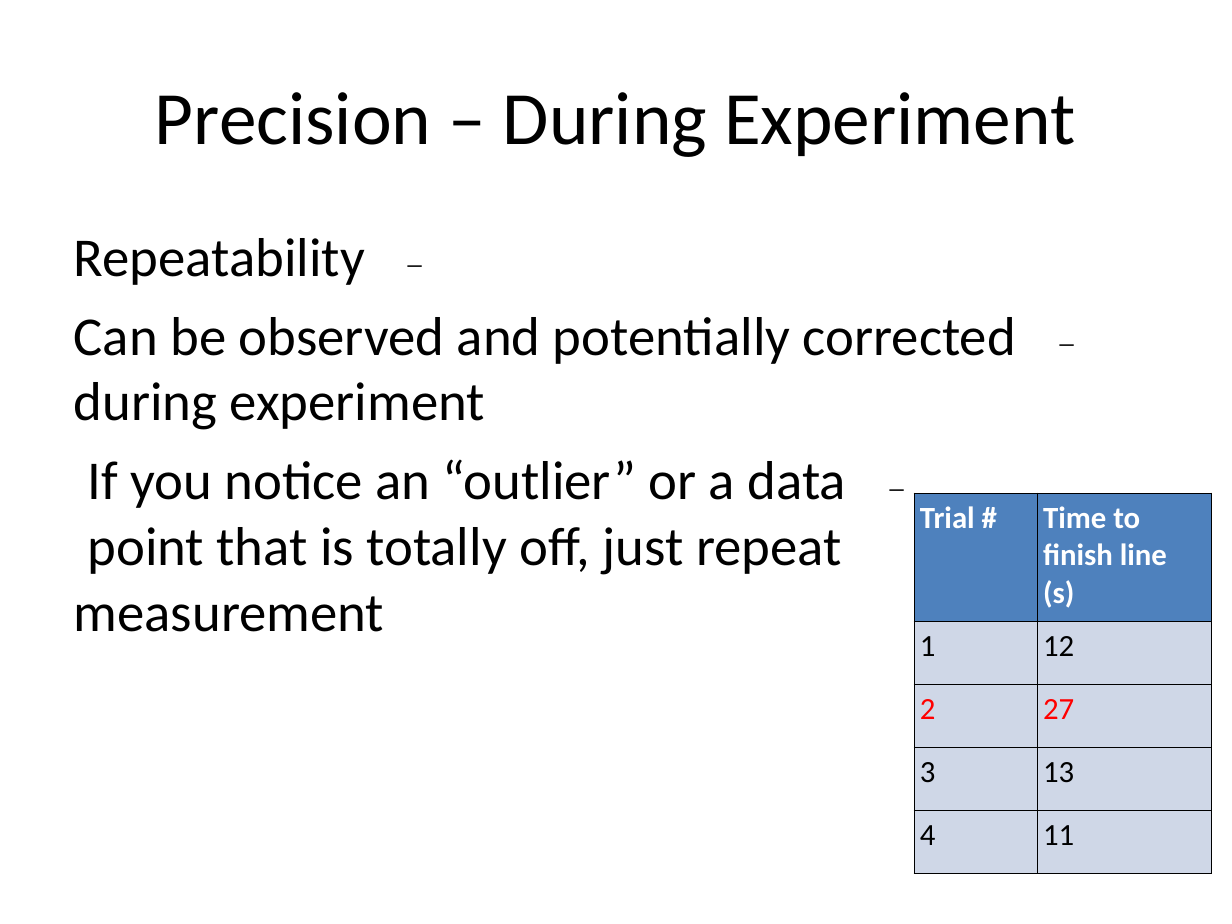
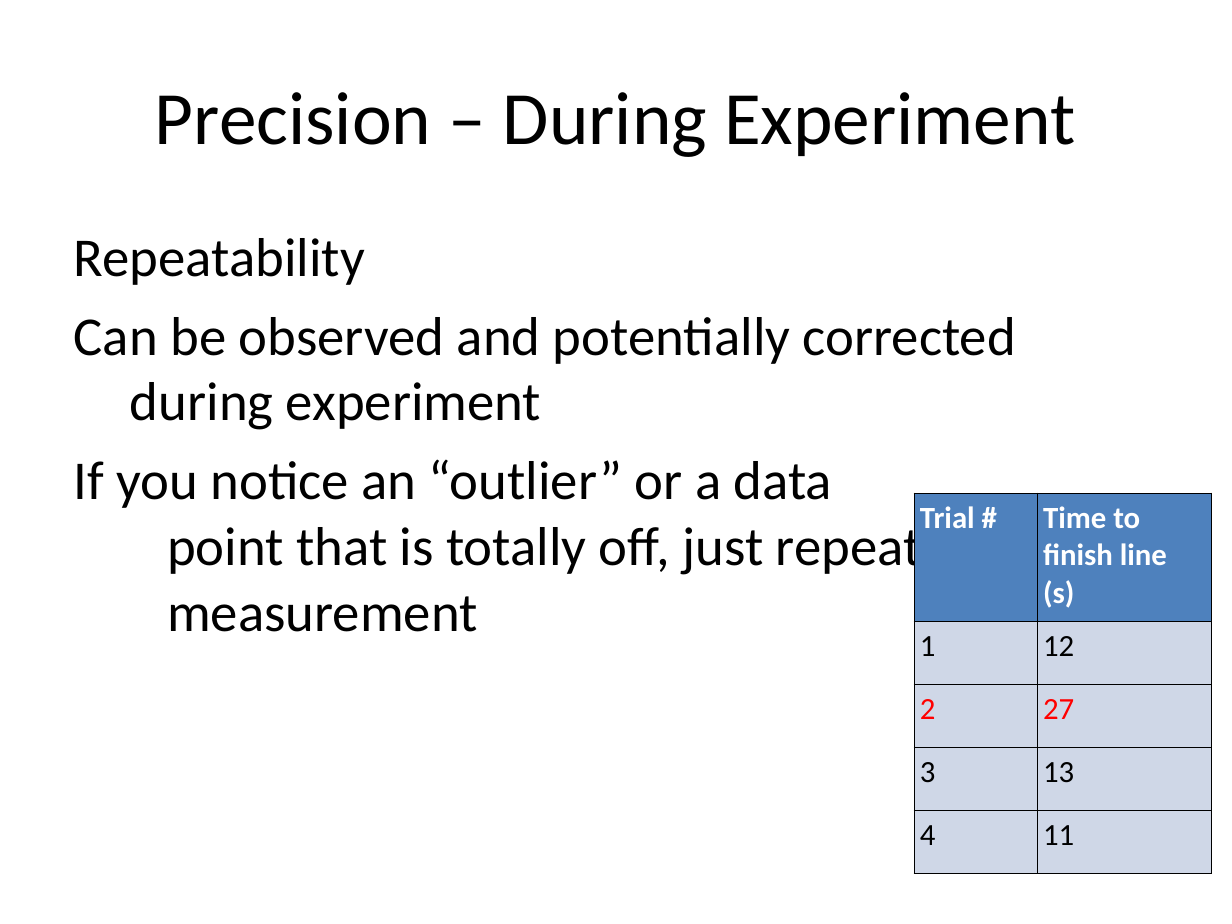
Before and after one commit to classes-list/middle-school, a slide deck: slide 9 of experimental-error-v3.pptx. Drawn at 1232x924 pixels with LibreOffice and Linux fonts; fonts in the diff are those of the drawing. Boxes give left, top, right and bottom in pixels: in the first picture for what was removed or moved away, otherwise in the second. Text is boxed around its words. In the diff, an @@ line names an element or a change of style, - is before the commit and + after.

```diff
--- a/experimental-error-v3.pptx
+++ b/experimental-error-v3.pptx
@@ text at (74, 238, 1016, 508): bullet _x to none @@
```
Also in this commit, not shown: 9 other slides changed, 2 other files.
